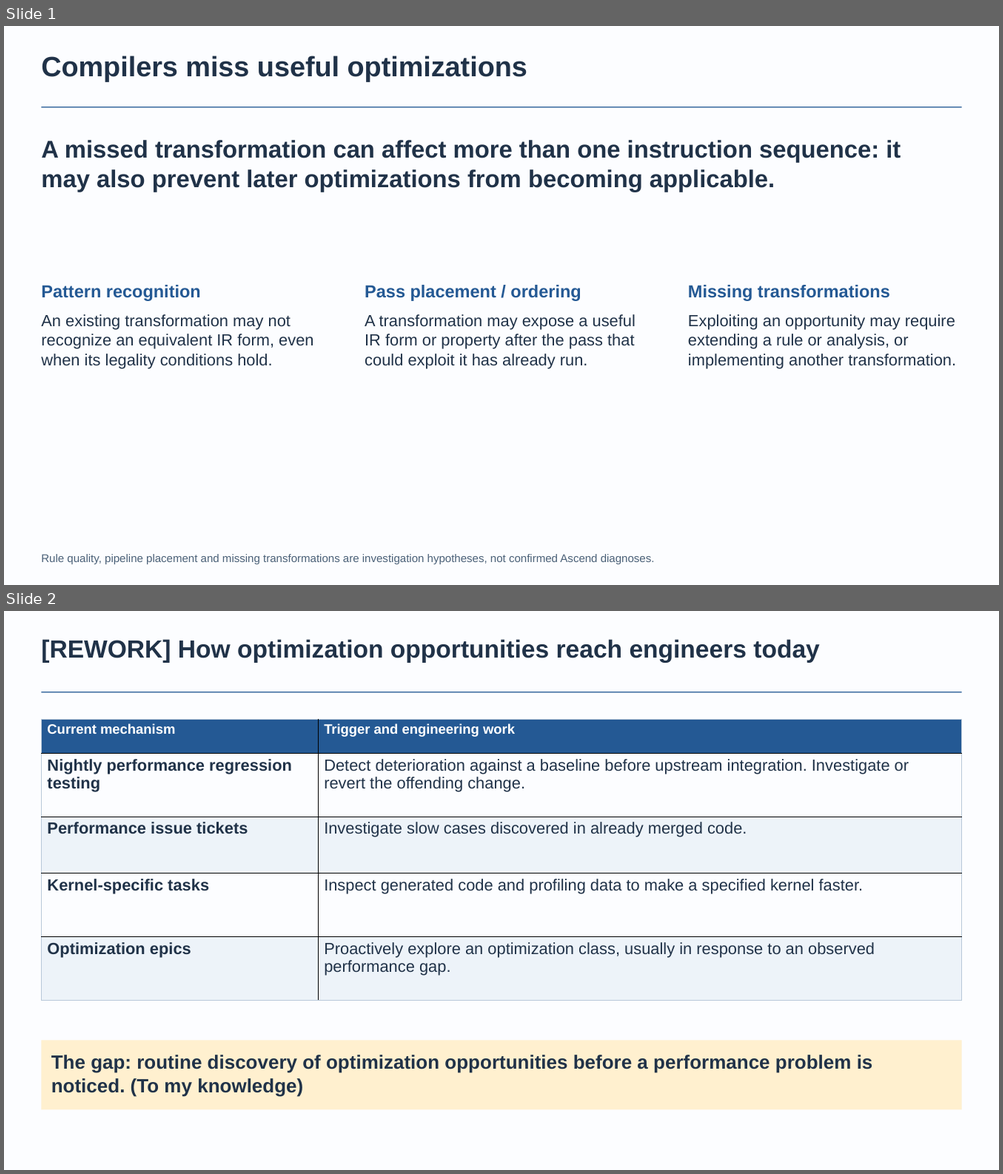
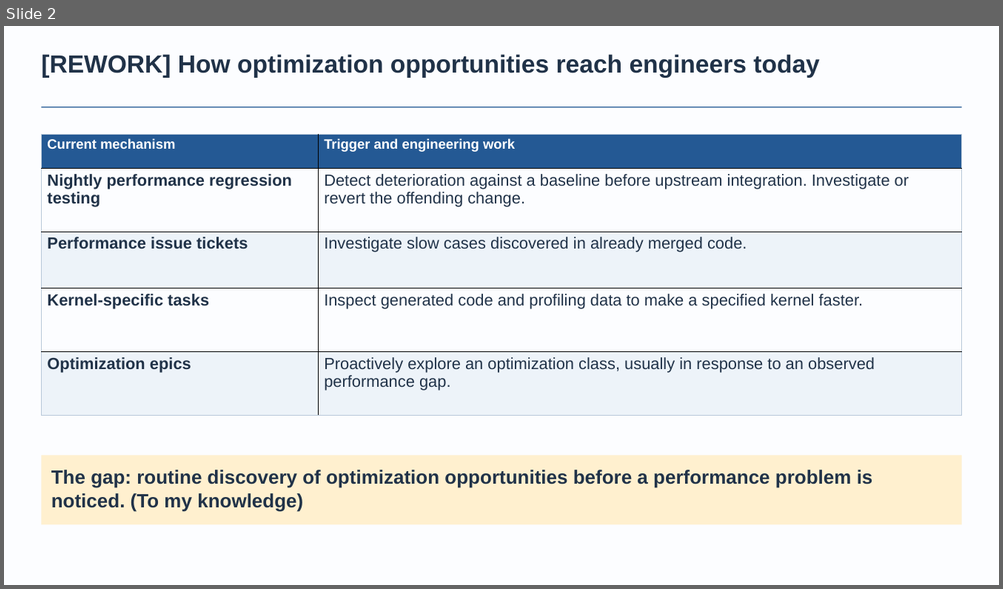
Before and after one commit to BonZirka/ascend-npu-optimization-research, a slide deck: output/ascend-optimization-pitch/ascend-optimization-technical.pptx. Shown one above the other, each under a label of ours: slides 1 and 2 before the commit, slide 2 after it. The pictures are 1003x1174 and 1003x589 pixels, drawn with LibreOffice and Linux fonts; fonts in the diff are those of the drawing. Boxes give left, top, right and bottom in pixels: in the first picture for what was removed or moved away, otherwise in the second. Text is boxed around its words. In the diff, an @@ line names an element or a change of style, - is before the commit and + after.

Commit message:
Illustrate slide one with pass dependencies and real LLVM IR
Replace the paragraph with an editable dependency diagram, condense the three mechanisms, remove the footer and use the documented clamp case as a concrete anchor. Keep legality separate from matching and preserve all other slides.

```diff
--- a/output/ascend-optimization-pitch/ascend-optimization-technical.pptx
+++ b/output/ascend-optimization-pitch/ascend-optimization-technical.pptx
@@ slide 1 removed at (4,26,999,585), background #FCFDFF @@
@@ text removed at (41,56,527,82) @@
-Compilers miss useful optimizations
@@ rectangle removed at (41,107,961,107) @@
@@ text removed at (41,140,900,192) @@
-A missed transformation can affect more than one instruction sequence: it may also prevent later optimizations from becoming applicable.
@@ text removed at (41,285,201,301) @@
-Pattern recognition
@@ text removed at (364,285,580,301) @@
-Pass placement / ordering
@@ text removed at (688,285,890,301) @@
-Missing transformations
@@ text removed at (41,315,313,369) @@
-An existing transformation may not recognize an equivalent IR form, even when its legality conditions hold.
@@ text removed at (364,315,635,369) @@
-A transformation may expose a useful IR form or property after the pass that could exploit it has already run.
@@ text removed at (688,315,956,369) @@
-Exploiting an opportunity may require extending a rule or analysis, or implementing another transformation.
@@ text removed at (41,554,654,565) @@
-Rule quality, pipeline placement and missing transformations are investigation hypotheses, not confirmed Ascend diagnoses.
```
Also in this commit, not shown: 1 slide added, 4 other files.
